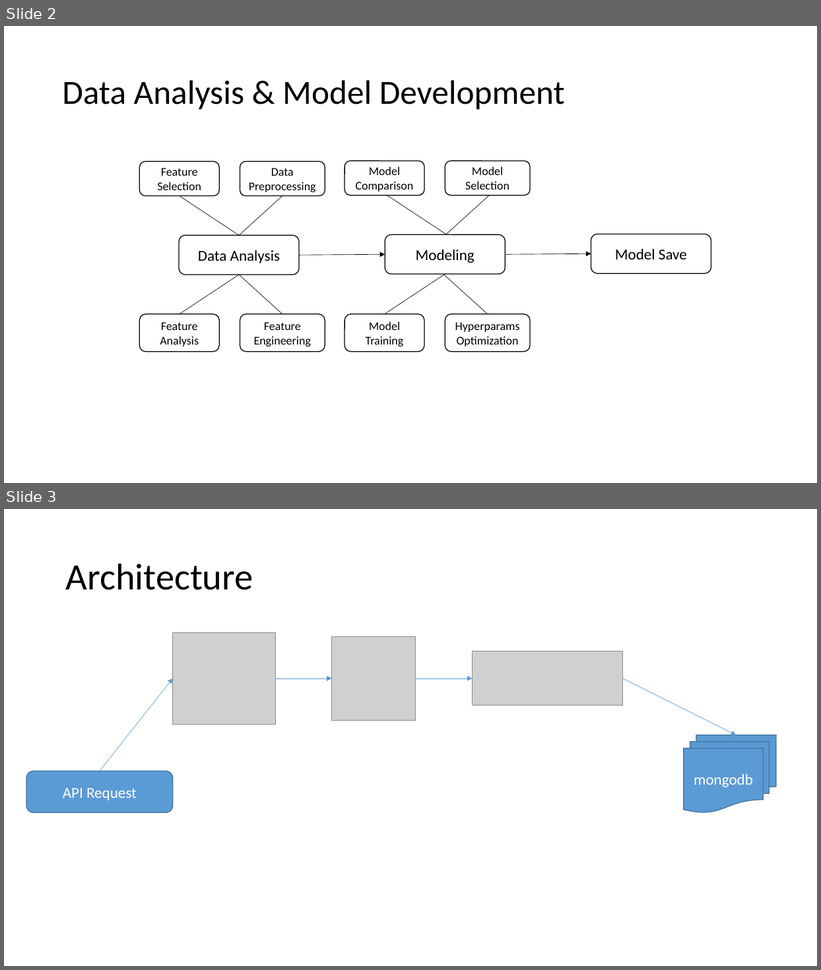
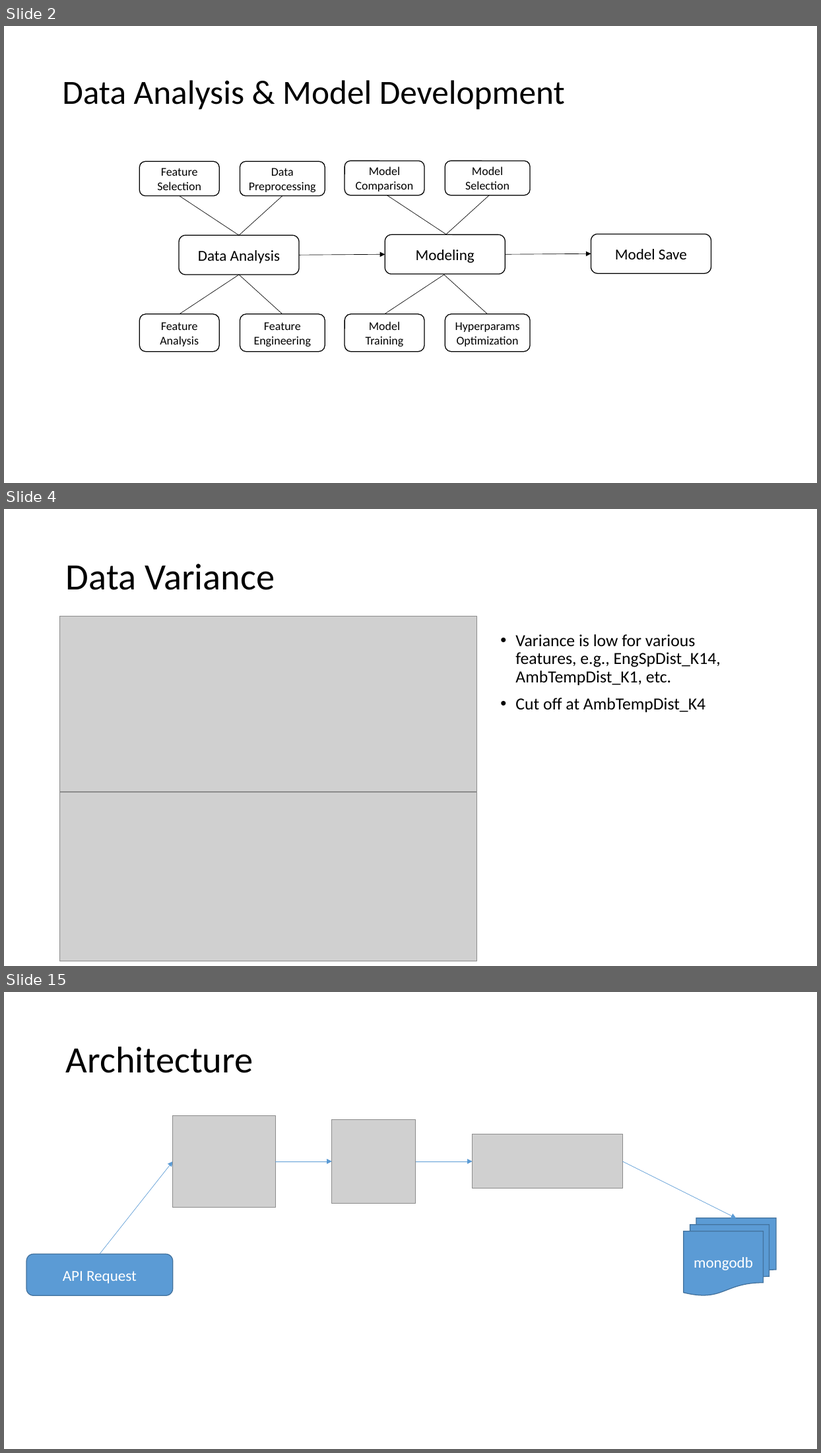
Before and after one commit to adilmukhtar82/PdM, a slide deck: docs/Presentation.pptx. Shown one above the other, each under a label of ours: slides 2 and 3 before the commit, slides 2, 4 and 15 after it; the slides between them are not shown. The pictures are 821x970 and 821x1453 pixels, drawn with LibreOffice and Linux fonts; fonts in the diff are those of the drawing; grey boxes stand for pictures. Boxes give left, top, right and bottom in pixels: in the first picture for what was removed or moved away, otherwise in the second. Text is boxed around its words. In the diff, an @@ line names an element or a change of style, - is before the commit and + after.

```diff
--- a/docs/Presentation.pptx
+++ b/docs/Presentation.pptx
@@ slide 4 added at (x1=4, y1=509, x2=817, y2=966), background #FFFFFF @@
@@ title added at (x1=66, y1=564, x2=275, y2=590), 44 pt, text #000000 @@
+Data Variance
@@ picture added at (x1=60, y1=617, x2=477, y2=792) @@
@@ text added at (x1=516, y1=634, x2=721, y2=712), 20 pt, text #000000 @@
+• Variance is low for various features, e.g., EngSpDist_K14, AmbTempDist_K1, etc.
+• Cut off at AmbTempDist_K4
@@ picture added at (x1=60, y1=792, x2=477, y2=961) @@
@@ what was slide 3 is now slide 15 @@
```
Also in this commit, not shown: 1 slide changed, 11 other slides added, 3 other files.
